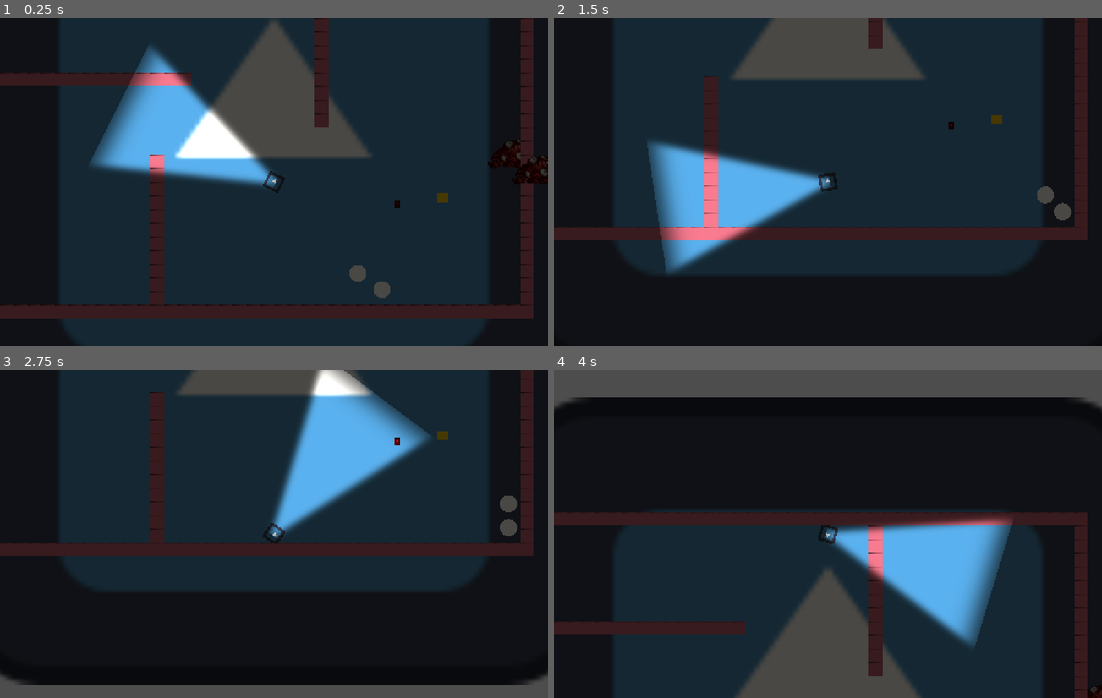
Above: before the commit, frames 1-4 (two rows, left to right).
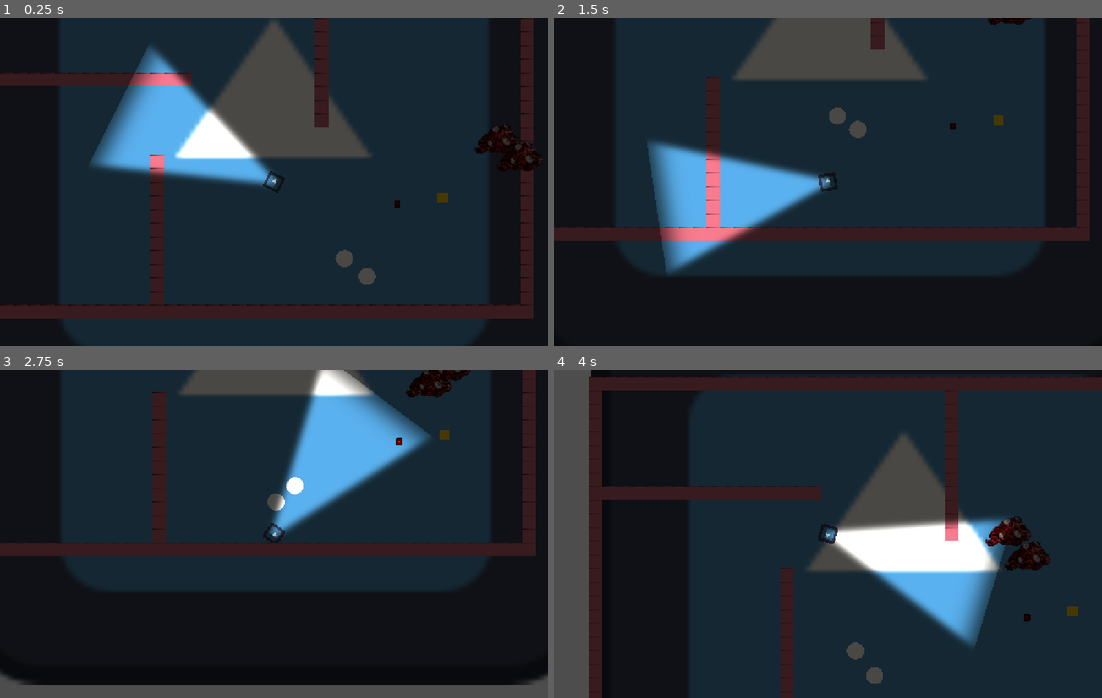
Above: after the commit, the same moments.

Repository: dama33/flashlight-game
Game: Godot game, scene res://level.tscn
The game is run twice, just before and just after one commit, with the same random seed, the same clock (stepped at 60 frames per second) and the same inputs. The engine's default icon, where the game draws it, is replaced by a stand-in: a white triangle on a blue panel in a dark square.
Inputs (mouse positions are in pixels of both pictures, inside the frame that each line leads up to):
- Up to frame 1 (0.25 s): no input
- Up to frame 2 (1.5 s): move the mouse to (948, 165) at 0.52 s; hold Right (ui_right) 0.53-1.28 s; move the mouse to (718, 198) at 1.27 s; hold S (down) from 1.28 s (still down)
- Up to frame 3 (2.75 s): move the mouse to (328, 461) at 2.02 s; release S (down) at 2.03 s; hold Right (ui_right) from 2.03 s (still down)
- Up to frame 4 (4 s): move the mouse to (800, 599) at 2.77 s; release Right (ui_right) at 2.78 s; hold W (up) 2.78-3.53 s; move the mouse to (992, 583) at 3.52 s; hold Left (ui_left) from 3.53 s (still down)

The runs differ from the first frame. In frame 1, 0.9% of the frame differs, in the area x 61-100%, y 32-86%; in frame 2, 1.9%; in frame 3, 1.9%; in frame 4, 71%, in the area x 0-100%, y 0-100%.

Commit message:
Pathdinding

Diff:
--- a/Monster.tscn
+++ b/Monster.tscn
@@ -73,6 +73,10 @@
 unique_name_in_owner = true
 wait_time = 2.5
 
+[node name="NavigationAgent2D" type="NavigationAgent2D" parent="." unique_id=1628896825]
+path_desired_distance = 8.0
+target_desired_distance = 16.0
+
 [connection signal="body_entered" from="Area2D" to="." method="_on_area_2d_body_entered"]
 [connection signal="body_exited" from="Area2D" to="." method="_on_area_2d_body_exited"]
 [connection signal="timeout" from="AttackTimer" to="." method="_on_attack_timer_timeout"]
--- a/monster.gd
+++ b/monster.gd
@@ -1,22 +1,59 @@
 extends CharacterBody2D
 
 
-const SPEED = 300.0
+const SPEED = 100.0
 const DAMAGE = 2
 @onready var AttackTimer:Timer = %AttackTimer
+# Max distance the guess can be off by
+@export var max_error := 64.0
+# Error when right next to the player
+@export var min_error := 4.0
+# At this distance or farther, error is max
+@export var error_falloff := 300.0
+# Seconds between new guesses
+@export var repath_interval := 0.6
+@onready var navi_agent: NavigationAgent2D = $NavigationAgent2D
+var _repath_timer := 0.0
 
 func _physics_process(delta: float) -> void:
+	_repath_timer -= delta
+	if _repath_timer <= 0.0:
+		# Jitter the timing too, so it isn't
+		# perfectly regular
+		_repath_timer = repath_interval \
+			* randf_range(0.8, 1.2)
+		_pick_target()
 
-	# Get the input direction and handle the movement/deceleration.
-	# As good practice, you should replace UI actions with custom gameplay actions.
-	var direction := Input.get_axis("ui_left", "ui_right")
-	if direction:
-		velocity.x = direction * SPEED
+	if navi_agent.is_navigation_finished():
+		velocity = Vector2.ZERO
 	else:
-		velocity.x = move_toward(velocity.x, 0, SPEED)
+		var next := navi_agent.get_next_path_position()
+		velocity = global_position \
+			.direction_to(next) * SPEED
 
 	move_and_slide()
 
+func _pick_target() -> void:
+	var player := Player.instance
+	if player == null:
+		return
+
+	# Sloppy when far, accurate when close
+	var dist := global_position \
+		.distance_to(player.global_position)
+	var t := clampf(dist / error_falloff, 0.0, 1.0)
+	var err := lerpf(min_error, max_error, t)
+
+	# Random point in a circle around the player
+	var offset := Vector2.from_angle(randf() * TAU) \
+		* randf() * err
+	var guess := player.global_position + offset
+
+	# Snap the guess onto the navmesh so it
+	# never targets a point inside a wall
+	var map := navi_agent.get_navigation_map()
+	navi_agent.target_position = NavigationServer2D \
+		.map_get_closest_point(map, guess)
 
 func _on_area_2d_body_exited(body: Node2D) -> void:
 	AttackTimer.stop()
